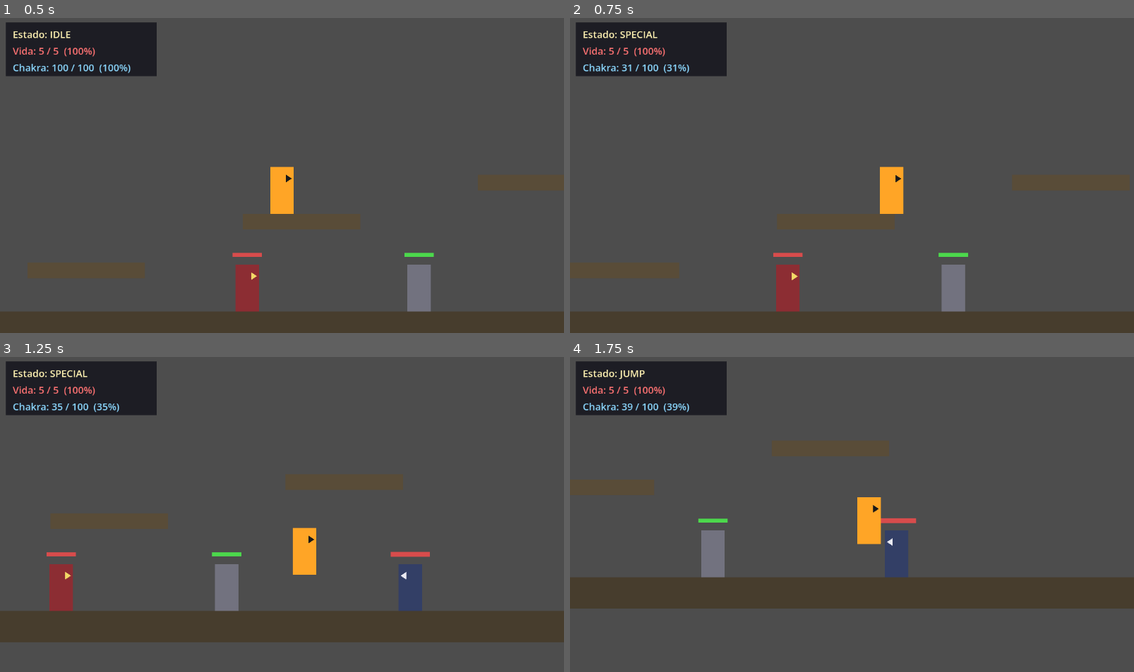
Above: before the commit, frames 1-4 (two rows, left to right).
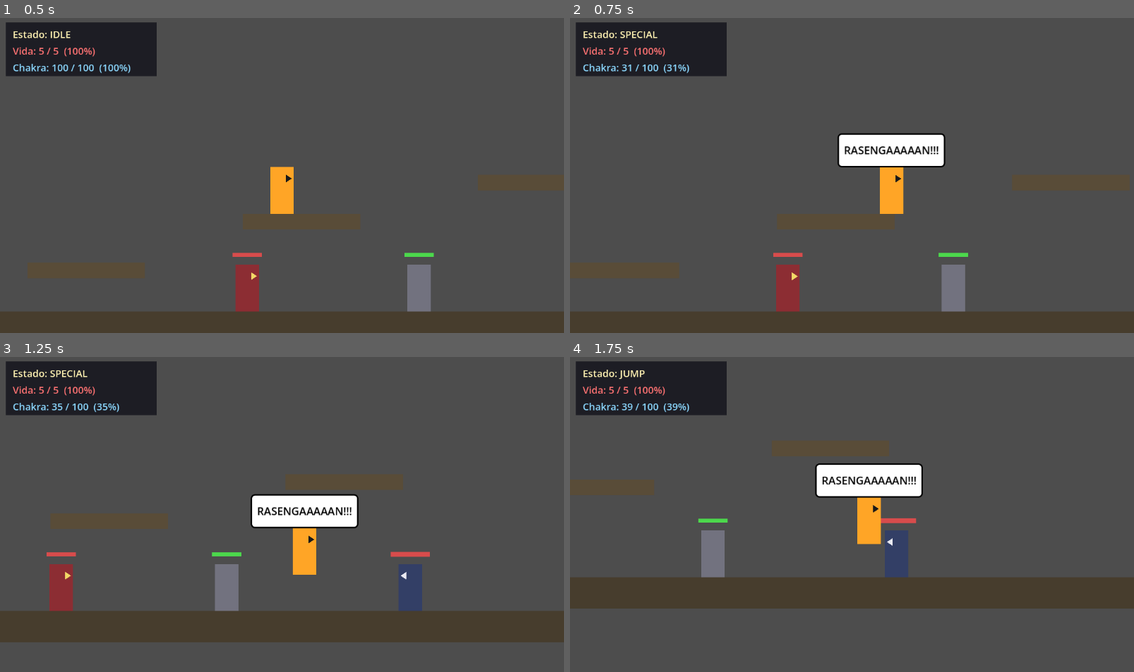
Above: after the commit, the same moments.

Repository: lucascontatoedf-lgtm/naruto-os-pergaminhos-de-asura
Game: Godot game, scene res://scenes/test_stage.tscn
The game is run twice, just before and just after one commit, with the same random seed, the same clock (stepped at 60 frames per second) and the same inputs.
Inputs:
- Up to frame 1 (0.5 s): no input
- Up to frame 2 (0.75 s): tap Enter (ui_accept) at 0.5 s; hold Right (move_right) from 0.53 s (still down); tap O (special) at 0.6 s
- Up to frame 3 (1.25 s): keep holding Right (move_right); tap Up (jump) at 0.77 s
- Up to frame 4 (1.75 s): keep holding Right (move_right); tap K (attack_heavy) at 1.35 s; tap Up (jump) at 1.52 s; tap O (special) at 1.55 s

Frame 1 is identical in both runs. In frame 2, 2.0% of the frame differs, in the area x 47-67%, y 36-48%; in frame 3, 2.0%; in frame 4, 2.0%, in the area x 43-63%, y 33-45%.

Commit message:
Feat: DialogueBox manga-style + RasengaBalloon world-space + fix diálogo Jiraiya
Co-Authored-By: Claude Opus 4.7 <noreply@anthropic.com>

Diff:
--- /dev/null
+++ b/scenes/components/rasengan_balloon.tscn
@@ -0,0 +1,46 @@
+[gd_scene load_steps=3 format=3]
+
+; ============================================================================
+; RasengaBalloon — balão "RASENGAAAAAN!!!" world-space, filho do Player.
+;
+; Posicionado em Vector2(0, -130) relativo ao Player (acima da cabeça).
+; Panel branco com borda preta, texto preto centrado. Aparece por 1.5s ao
+; castar Rasengan (chamado de player_controller.gd:_enter_state(SPECIAL)).
+;
+; Independente do DialogueSystem — antes era parte do DialogueBox, refatorado
+; pra component próprio pra ser world-space (segue camera/player) em vez de
+; screen-space (UI fixa).
+; ============================================================================
+
+[ext_resource type="Script" path="res://scripts/components/rasengan_balloon.gd" id="1_script"]
+
+[sub_resource type="StyleBoxFlat" id="balloon_stylebox"]
+bg_color = Color(1, 1, 1, 1)
+border_width_left = 3
+border_width_top = 3
+border_width_right = 3
+border_width_bottom = 3
+border_color = Color(0, 0, 0, 1)
+corner_radius_top_left = 8
+corner_radius_top_right = 8
+corner_radius_bottom_right = 8
+corner_radius_bottom_left = 8
+
+[node name="RasengaBalloon" type="Node2D"]
+script = ExtResource("1_script")
+
+[node name="Panel" type="Panel" parent="."]
+offset_left = -110.0
+offset_top = -35.0
+offset_right = 110.0
+offset_bottom = 35.0
+theme_override_styles/panel = SubResource("balloon_stylebox")
+
+[node name="Label" type="Label" parent="Panel"]
+anchor_right = 1.0
+anchor_bottom = 1.0
+text = "RASENGAAAAAN!!!"
+theme_override_font_sizes/font_size = 22
+theme_override_colors/font_color = Color(0, 0, 0, 1)
+horizontal_alignment = 1
+vertical_alignment = 1
--- a/scenes/player/player.tscn
+++ b/scenes/player/player.tscn
@@ -1,8 +1,9 @@
-[gd_scene load_steps=8 format=3]
+[gd_scene load_steps=9 format=3]
 
 [ext_resource type="Script" path="res://scripts/player/player_controller.gd" id="1_script"]
 [ext_resource type="Script" path="res://scripts/components/hitbox.gd" id="2_hitbox"]
 [ext_resource type="Script" path="res://scripts/components/hurtbox.gd" id="3_hurtbox"]
+[ext_resource type="PackedScene" path="res://scenes/components/rasengan_balloon.tscn" id="4_balloon"]
 
 [sub_resource type="RectangleShape2D" id="RectangleShape2D_player"]
 size = Vector2(48, 96)
@@ -76,3 +77,6 @@
 [node name="HurtboxShape" type="CollisionShape2D" parent="Hurtbox"]
 position = Vector2(0, -48)
 shape = SubResource("player_hurtbox_shape")
+
+[node name="RasengaBalloon" parent="." instance=ExtResource("4_balloon")]
+position = Vector2(0, -130)
--- a/scenes/ui/dialogue_box.tscn
+++ b/scenes/ui/dialogue_box.tscn
@@ -31,7 +31,6 @@
 [node name="NameLabel" type="Label" parent="Panel/VBoxContainer"]
 text = "Speaker"
 theme_override_font_sizes/font_size = 18
-theme_override_colors/font_color = Color(1, 0.65, 0.15, 1)
 
 [node name="TextLabel" type="Label" parent="Panel/VBoxContainer"]
 text = "Linha de diálogo..."
@@ -45,36 +44,3 @@
 theme_override_font_sizes/font_size = 12
 theme_override_colors/font_color = Color(0.7, 0.7, 0.7, 1)
 horizontal_alignment = 2
-
-; ----------------------------------------------------------------------------
-; RASENGA LABEL — balão flutuante independente, top-center.
-;
-; DESVIO INTENCIONAL DA SPEC (aprovado na sessão de implementação Bloco 3):
-;   - Spec original colocava RasengaLabel como FILHO do Panel
-;   - Filho de Panel bottom-anchored (600x120) não consegue posicionar central-topo
-;     do viewport — herda as offsets restritas do Panel pai
-;   - Decisão técnica: mover pra SIBLING do Panel (filho direto do CanvasLayer)
-;     pra ancoragem livre relativa ao viewport
-;
-; Benefício adicional: pode aparecer SEM o balão de diálogo (Rasengan cast no
-; gameplay normal, sem pausar — DialogueManager.show_rasengan_balloon()).
-; ----------------------------------------------------------------------------
-[node name="RasengaLabel" type="Label" parent="."]
-visible = false
-anchor_left = 0.5
-anchor_top = 0.0
-anchor_right = 0.5
-anchor_bottom = 0.0
-offset_left = -200.0
-offset_top = 40.0
-offset_right = 200.0
-offset_bottom = 100.0
-text = "RASENGAAAAAA!!!"
-theme_override_font_sizes/font_size = 36
-theme_override_colors/font_color = Color(0.4, 0.85, 1, 1)
-horizontal_alignment = 1
-vertical_alignment = 1
-
-[node name="Timer" type="Timer" parent="RasengaLabel"]
-one_shot = true
-wait_time = 1.5
--- /dev/null
+++ b/scripts/components/rasengan_balloon.gd
@@ -0,0 +1,18 @@
+extends Node2D
+
+## RasengaBalloon — balão visual "RASENGAAAAAN!!!" world-space.
+##
+## Component instanciado como filho do Player em player.tscn.
+## Chamado por player_controller.gd:_enter_state(SPECIAL) via $RasengaBalloon.show_balloon().
+##
+## Comportamento: aparece visible=true → aguarda 1.5s → visible=false.
+## NÃO pausa o jogo. NÃO emite signal. Spam de Rasengan = múltiplos awaits
+## em flight (balão fica visível pelo último 1.5s, sem reset de timer).
+
+func _ready() -> void:
+	visible = false
+
+func show_balloon() -> void:
+	visible = true
+	await get_tree().create_timer(1.5).timeout
+	visible = false
--- a/scripts/player/player_controller.gd
+++ b/scripts/player/player_controller.gd
@@ -378,6 +378,7 @@
 			special_started.emit()
 			_enable_attack_hitbox("special")
 			_play_animation("rasengan")
+			$RasengaBalloon.show_balloon()
 		State.CHAKRA_CHARGE:
 			velocity.x = 0.0
 			_play_animation("chakra_charge")
--- a/scripts/systems/dialogue_manager.gd
+++ b/scripts/systems/dialogue_manager.gd
@@ -34,7 +34,7 @@
 	"jiraiya_intro": [
 		{"speaker": "Jiraiya", "text": "Yo, Naruto! Antes de sair quebrando tudo, aprende a se mover direito!"},
 		{"speaker": "Naruto", "text": "Heh! Eu já sei fazer isso, sábio tarado!"},
-		{"speaker": "Jiraiya", "text": "Então prova. Usa W A S D pra se mover. Tô certo?"},
+		{"speaker": "Jiraiya", "text": "Então prova. Usa W, A, S, D pra se mover."},
 		{"speaker": "Naruto", "text": "Fácil! Tô voando aqui!"},
 		{"speaker": "Jiraiya", "text": "Agora tenta alcançar aquela plataforma alta. Aperta W duas vezes pra dar um Double Jump!"},
 		{"speaker": "Naruto", "text": "WOAH! Isso foi irado!! Tô certo!"},
@@ -46,7 +46,7 @@
 		{"speaker": "Naruto", "text": "WHOOSH!! Cara… isso é MUITO rápido!"},
 		{"speaker": "Jiraiya", "text": "Caiu na parede? Não entra em pânico. Segura na direção dela e você vai deslizar lentamente."},
 		{"speaker": "Naruto", "text": "OHHH! Igual ninja de verdade!"},
-		{"speaker": "Jiraiya", "text": "E você ainda pode lançar shurikens enquanto escorrega. Tô certo?"},
+		{"speaker": "Jiraiya", "text": "E você ainda pode lançar shurikens enquanto escorrega."},
 		{"speaker": "Naruto", "text": "Isso ficou estiloso demais!"},
 		{"speaker": "Jiraiya", "text": "Chakra baixo já? Sabia… Senta e segura Shift Esquerdo pra meditar e recuperar chakra."},
 		{"speaker": "Naruto", "text": "Hmmm… calma… foco… …Ei! Meu chakra voltou! Tô certo!"},
@@ -181,12 +181,3 @@
 func _trigger_kamui() -> void:
 	end_dialogue()
 	kamui_triggered.emit()
-
-## Balão visual do Rasengan — NÃO pausa o jogo, some em 1.5s. Pode ser chamado
-## de player_controller.gd quando special é castado (integração futura — spec
-## proíbe modificar arquivos existentes nesta sessão).
-func show_rasengan_balloon() -> void:
-	if _dialogue_box == null or not is_instance_valid(_dialogue_box):
-		_dialogue_box = DialogueBoxScene.instantiate()
-		get_tree().root.add_child(_dialogue_box)
-	_dialogue_box.show_rasengan_balloon()
--- a/scripts/ui/dialogue_box.gd
+++ b/scripts/ui/dialogue_box.gd
@@ -6,27 +6,32 @@
 ## enquanto get_tree().paused = true durante o diálogo. Sem isso, o player
 ## ficaria preso na primeira linha sem conseguir avançar.
 ##
-## RasengaLabel é elemento INDEPENDENTE do Panel principal — pode aparecer SEM
-## o balão de diálogo estar ativo (Rasengan cast no meio do gameplay normal).
-##
-## DESVIO INTENCIONAL DA SPEC (aprovado, Bloco 3): a spec colocava RasengaLabel
-## como FILHO de Panel, mas Panel é bottom-anchored 600x120 e filho dele não
-## consegue alcançar central-topo do viewport. Movido pra SIBLING de Panel pra
-## ancoragem livre. Ver dialogue_box.tscn pra justificativa completa.
+## Style manga: Panel com StyleBoxFlat (fundo branco + borda colorida por
+## personagem) e NameLabel com font_color matching. Cores definidas em
+## SPEAKER_COLORS, aplicadas em runtime via _apply_speaker_style() —
+## adicionar personagem novo só requer entrada nesse dicionário.
+
+## Cores manga-style por personagem. Aplicadas em runtime ao Panel.border_color
+## e NameLabel.font_color via _apply_speaker_style(). Speaker desconhecido cai
+## pra DEFAULT_COLOR (preto). Adicionar novos personagens só requer entrada aqui.
+const SPEAKER_COLORS = {
+	"Naruto":  Color(1.0,  0.5,  0.0,  1.0),  # laranja
+	"Jiraiya": Color(0.2,  0.75, 0.2,  1.0),  # verde
+	"Pain":    Color(0.5,  0.0,  0.75, 1.0),  # roxo
+	"Konan":   Color(0.2,  0.4,  0.85, 1.0),  # azul
+	"Tobi":    Color(0.75, 0.3,  0.0,  1.0),  # laranja escuro
+}
+const DEFAULT_COLOR = Color(0.1, 0.1, 0.1, 1.0)  # preto
 
 @onready var _panel: Panel = $Panel
 @onready var _name_label: Label = $Panel/VBoxContainer/NameLabel
 @onready var _text_label: Label = $Panel/VBoxContainer/TextLabel
 @onready var _prompt_label: Label = $Panel/VBoxContainer/PromptLabel
-@onready var _rasengan_label: Label = $RasengaLabel
-@onready var _rasengan_timer: Timer = $RasengaLabel/Timer
 
 func _ready() -> void:
 	## Crítico: ALWAYS permite o nó processar input/timers mesmo com get_tree().paused = true.
 	process_mode = Node.PROCESS_MODE_ALWAYS
 	hide_box()
-	_rasengan_label.visible = false
-	_rasengan_timer.timeout.connect(_on_rasengan_timeout)
 
 ## Mostra uma linha de diálogo. Se speaker vazio, oculta NameLabel e centraliza o texto
 ## (caso de onomatopeias como "FWOOSH" em akatsuki_encontro).
@@ -36,25 +41,33 @@
 	if speaker == "":
 		_name_label.visible = false
 		_text_label.horizontal_alignment = HORIZONTAL_ALIGNMENT_CENTER
+		_text_label.add_theme_color_override("font_color", Color(0.1, 0.1, 0.1, 1.0))
 	else:
 		_name_label.visible = true
 		_name_label.text = speaker
+		_apply_speaker_style(speaker)
 		_text_label.horizontal_alignment = HORIZONTAL_ALIGNMENT_LEFT
 	_text_label.text = text
 	_panel.visible = true
 
-## Esconde o balão principal de diálogo (NÃO afeta o balão de Rasengan).
+## Aplica cores manga-style ao Panel (border) e NameLabel (font) baseadas no speaker.
+## Cria StyleBoxFlat novo a cada call — descartável, GC do Godot lida com o anterior.
+## Fallback DEFAULT_COLOR pra speakers desconhecidos (não polui o console com warn).
+func _apply_speaker_style(speaker: String) -> void:
+	var color = SPEAKER_COLORS.get(speaker, DEFAULT_COLOR)
+	var stylebox = StyleBoxFlat.new()
+	stylebox.bg_color = Color(1, 1, 1, 1)        # fundo branco
+	stylebox.border_color = color
+	stylebox.set_border_width_all(3)
+	stylebox.set_corner_radius_all(8)
+	_panel.add_theme_stylebox_override("panel", stylebox)
+	_name_label.add_theme_color_override("font_color", color)
+	_text_label.add_theme_color_override("font_color", Color(0.1, 0.1, 0.1, 1.0))
+	_prompt_label.add_theme_color_override("font_color", Color(0.3, 0.3, 0.3, 1.0))
+
+## Esconde o balão principal de diálogo.
 func hide_box() -> void:
 	_panel.visible = false
-
-## Mostra o balão "RASENGAAAAAA!!!" no centro-topo da tela por 1.5s.
-## Independente do Panel — pode ser chamado em qualquer momento, sem pausar.
-func show_rasengan_balloon() -> void:
-	_rasengan_label.visible = true
-	_rasengan_timer.start(1.5)
-
-func _on_rasengan_timeout() -> void:
-	_rasengan_label.visible = false
 
 ## Avança o diálogo quando player aperta confirmar/atacar. Só reage se Panel
 ## está visível (evita interferir com input do jogo durante gameplay normal).
Not shown, added: scripts/components/rasengan_balloon.gd.uid
